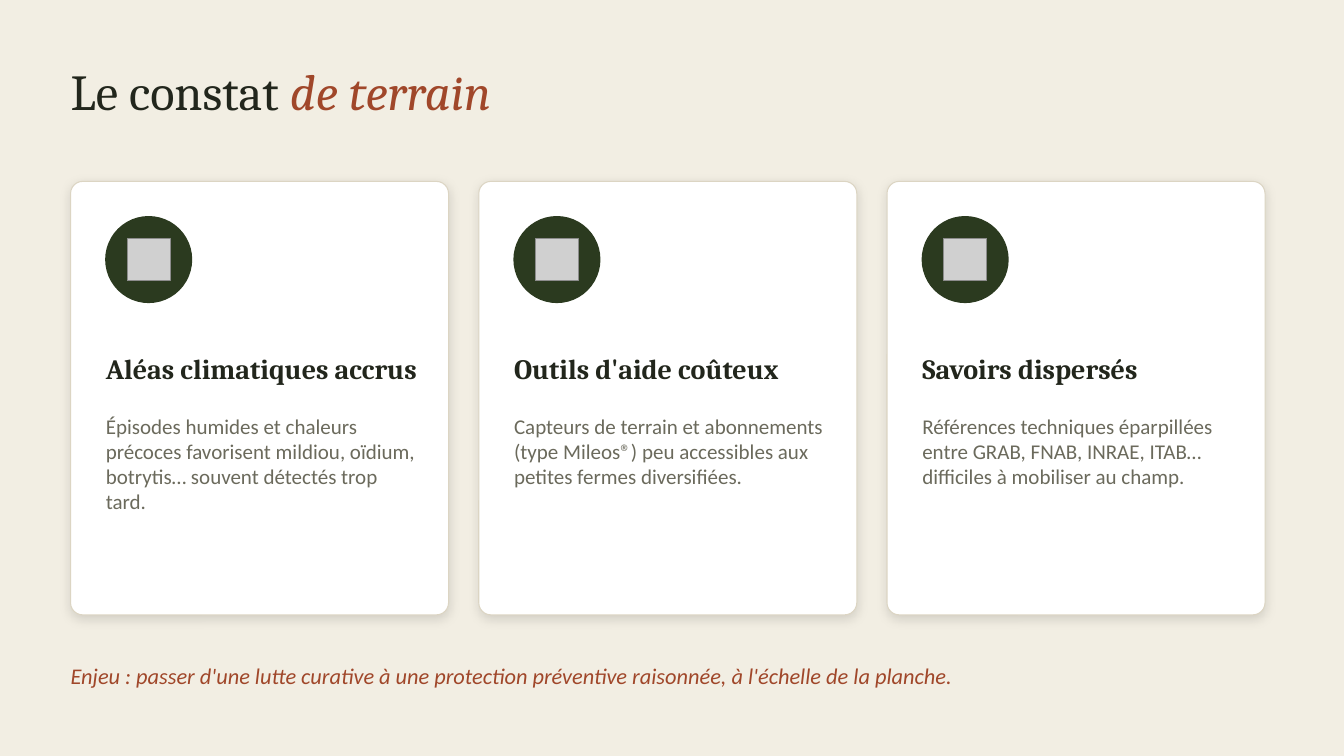
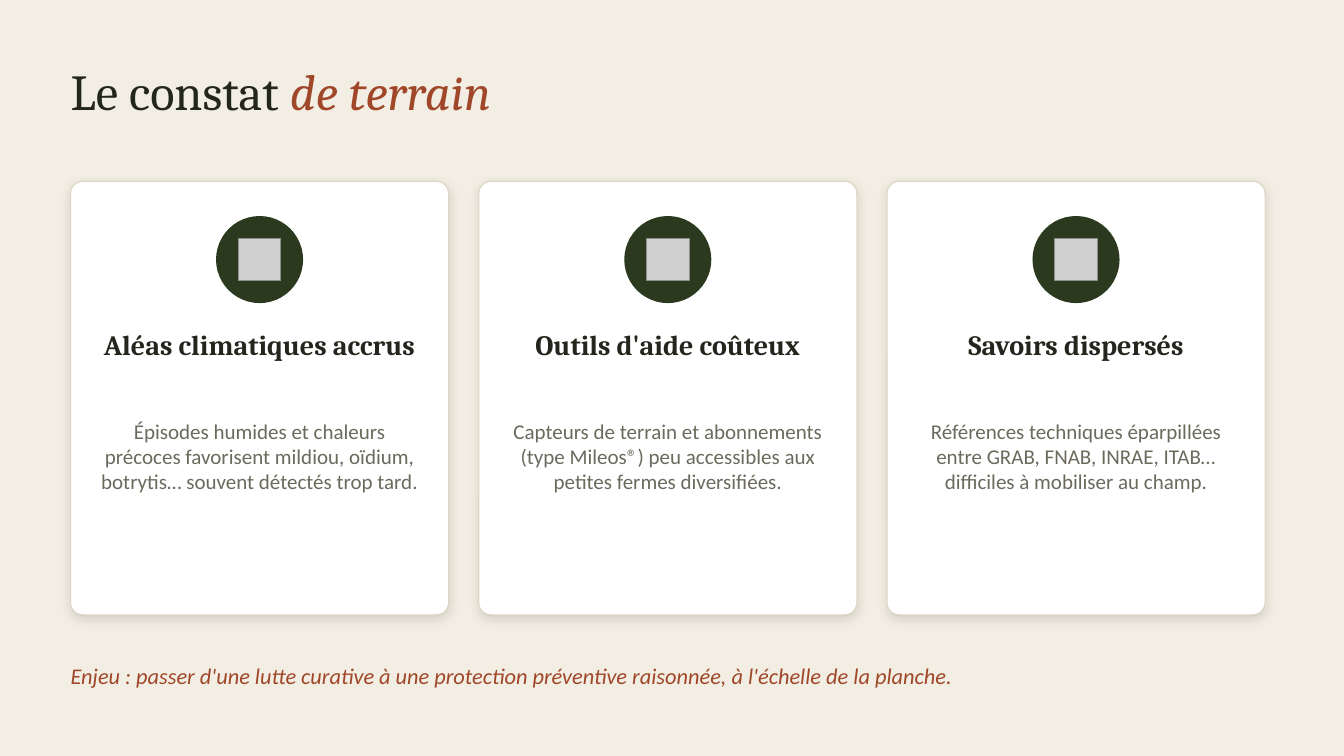
Before and after one commit to elodie24000/meteo-rique-maraichage, a slide deck: slide 2 of presentation/Presentation_outil_maraichage.pptx. Drawn at 1344x756 pixels with LibreOffice and Linux fonts; fonts in the diff are those of the drawing; grey boxes stand for pictures. Boxes give left, top, right and bottom in pixels: in the first picture for what was removed or moved away, otherwise in the second. Text is boxed around its words. In the diff, an @@ line names an element or a change of style, - is before the commit and + after.

```diff
--- a/presentation/Presentation_outil_maraichage.pptx
+++ b/presentation/Presentation_outil_maraichage.pptx
@@ 3 pictures, 3 ellipses: place and size @@
-3 pictures, 3 ellipses at <box>106,217,1008,302</box>
+3 pictures, 3 ellipses at <box>217,217,1119,302</box>
@@ alignment left to centre; vertical alignment middle to top in 3 elements at <box>104,335,415,361</box>, <box>535,335,800,356</box>, <box>968,335,1183,361</box> @@
@@ alignment left to centre in 3 elements at <box>101,421,417,493</box>, <box>513,424,822,493</box>, <box>931,424,1221,493</box> @@
```
Also in this commit, not shown: 1 other slide changed.
